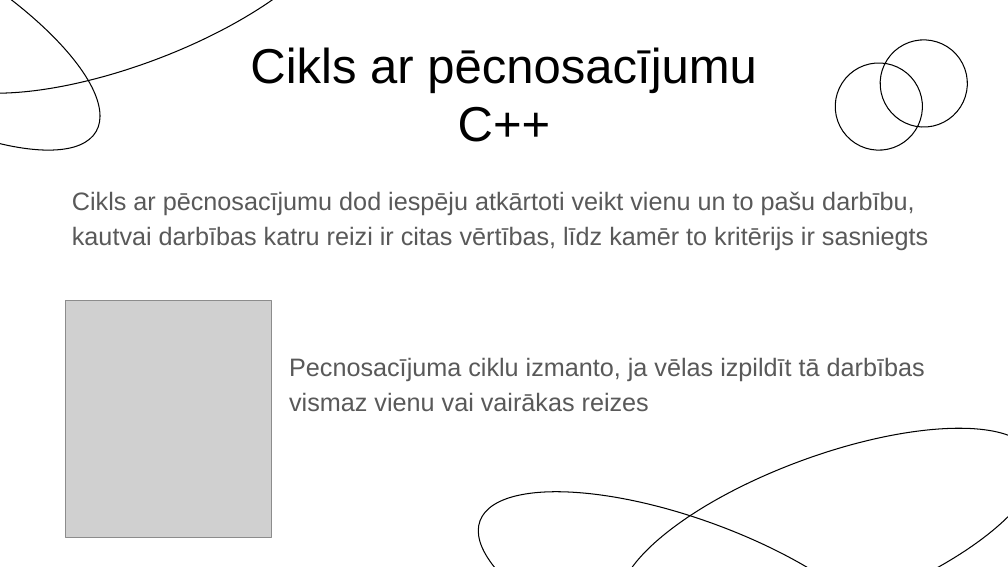
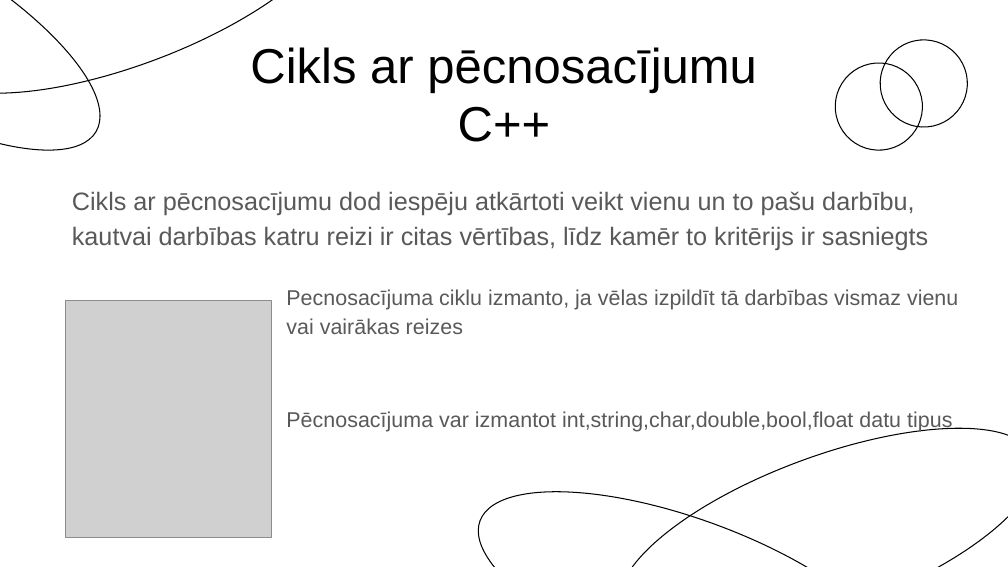
Before and after one commit to Siksna/2PT1_Eksamens, a slide deck: slide 2 of Pecnosacījumu_MācībuMaterials.pptx. Drawn at 1008x567 pixels with LibreOffice and Linux fonts; fonts in the diff are those of the drawing; grey boxes stand for pictures. Boxes give left, top, right and bottom in pixels: in the first picture for what was removed or moved away, otherwise in the second. Text is boxed around its words. In the diff, an @@ line names an element or a change of style, - is before the commit and + after.

```diff
--- a/Pecnosacījumu_MācībuMaterials.pptx
+++ b/Pecnosacījumu_MācībuMaterials.pptx
@@ subtitle "Pecnosacījuma ciklu izmanto, ja vēlas ...": place and size @@
-subtitle "Pecnosacījuma ciklu izmanto, ja vēlas ..." at [289, 357, 925, 411]
+subtitle "Pecnosacījuma ciklu izmanto, ja vēlas ..." at [286, 289, 958, 432]
@@ subtitle at [286, 289, 958, 334]: size 18 to 15.3 pt in "Pecnosacījuma ciklu izmanto, ja vēlas izpildīt tā ..."; less space between paragraphs @@
@@ subtitle at [286, 411, 952, 432]: paragraph added @@
+Pēcnosacījuma var izmantot int,string,char,double,bool,float datu tipus
```
Also in this commit, not shown: 5 other files.
